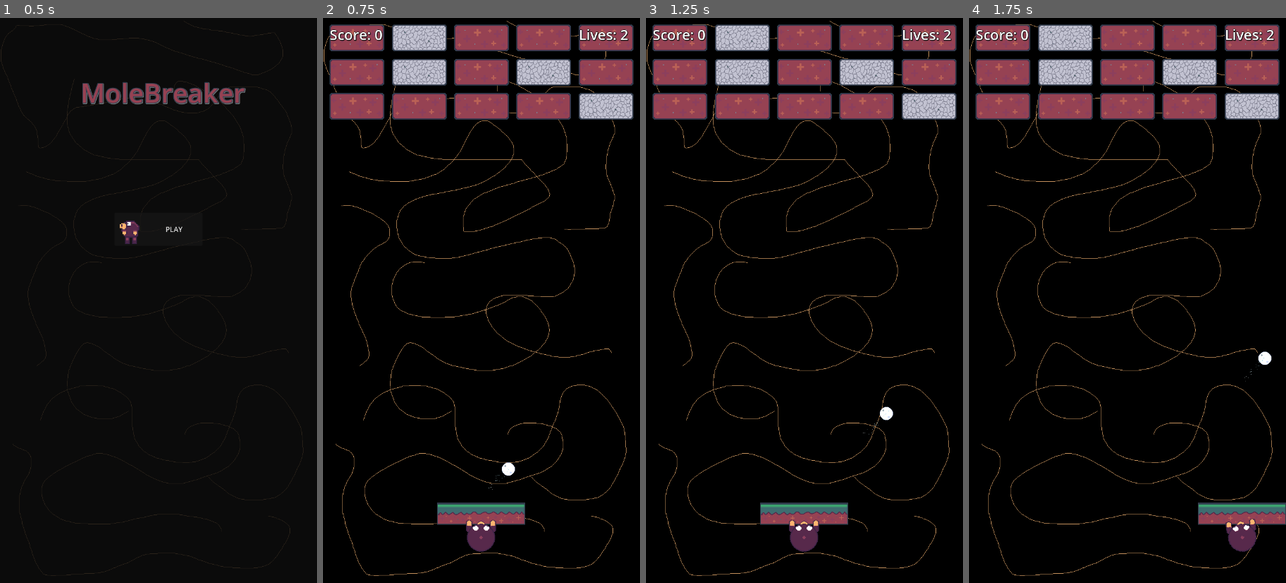
Above: before the commit, frames 1-4 (left to right).
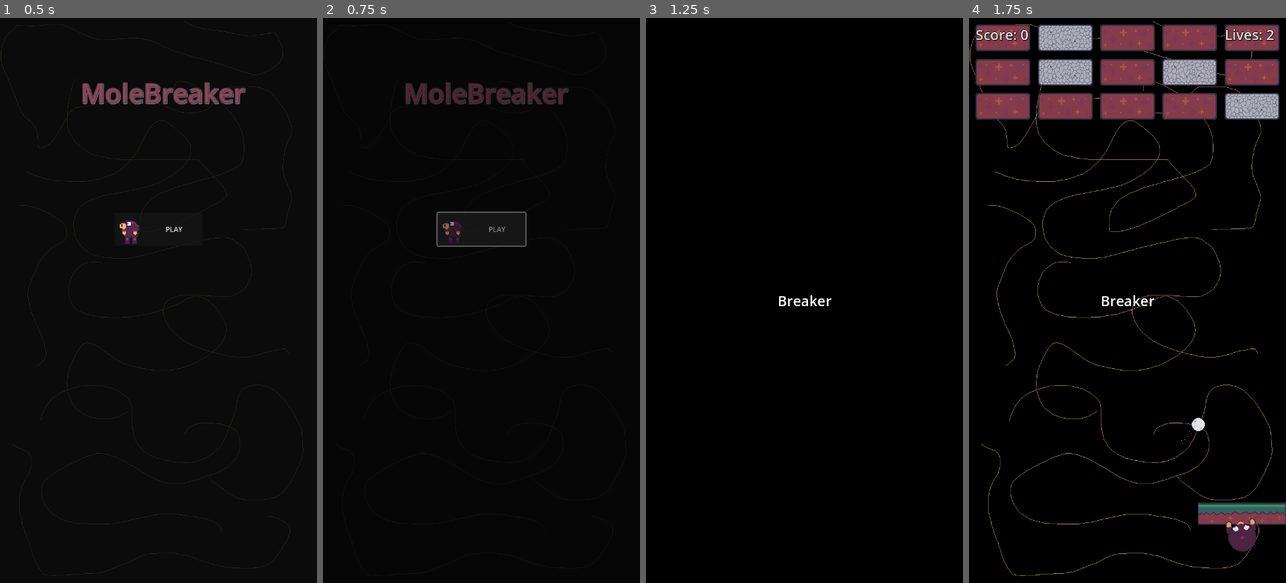
Above: after the commit, the same moments.

Repository: ant290/MoleBreaker
Game: Godot game, scene res://scenes/menu.tscn
Two runs of this game, one before a commit and one after it. Both use one fixed random seed, a clock stepped at 60 frames per second and the inputs below.
Inputs:
- Up to frame 1 (0.5 s): no input
- Up to frame 2 (0.75 s): click "PLAY" at 0.5 s
- Up to frame 3 (1.25 s): no input
- Up to frame 4 (1.75 s): hold Right (ui_right) from 1.28 s (still down)

Frame 1 is identical in both runs. In frame 2, 16% of the frame differs, in the area x 0-98%, y 0-99%; in frame 3, 16%; in frame 4, 0.5%.

Commit message:
Fade in / out transition added

Diff:
--- a/mole-breaker/project.godot
+++ b/mole-breaker/project.godot
@@ -21,6 +21,7 @@
 PlayerStats="*res://scripts/globals/player_stats.gd"
 GameConstants="*res://scripts/globals/game_constants.gd"
 GameSaveService="*res://scripts/globals/save_service.gd"
+SceneTransitions="*res://scenes/singletons/scene_transitions.tscn"
 
 [display]
 
--- /dev/null
+++ b/mole-breaker/scenes/singletons/scene_transitions.tscn
@@ -0,0 +1,78 @@
+[gd_scene load_steps=6 format=3 uid="uid://bix3qi2sj5xvn"]
+
+[ext_resource type="Script" uid="uid://b134u7ej8fjka" path="res://scripts/globals/scene_transitions.gd" id="1_ywmap"]
+
+[sub_resource type="LabelSettings" id="LabelSettings_yjdso"]
+font_size = 32
+
+[sub_resource type="Animation" id="Animation_yjdso"]
+resource_name = "scene_transition"
+length = 0.6
+tracks/0/type = "value"
+tracks/0/imported = false
+tracks/0/enabled = true
+tracks/0/path = NodePath("CanvasLayer/FadeToBlack:color")
+tracks/0/interp = 1
+tracks/0/loop_wrap = true
+tracks/0/keys = {
+"times": PackedFloat32Array(0, 0.23333333, 0.59),
+"transitions": PackedFloat32Array(1, 1, 1),
+"update": 0,
+"values": [Color(0, 0, 0, 1), Color(0, 0, 0, 1), Color(0, 0, 0, 0)]
+}
+
+[sub_resource type="Animation" id="Animation_ywmap"]
+length = 0.001
+tracks/0/type = "value"
+tracks/0/imported = false
+tracks/0/enabled = true
+tracks/0/path = NodePath("CanvasLayer/FadeToBlack:color")
+tracks/0/interp = 1
+tracks/0/loop_wrap = true
+tracks/0/keys = {
+"times": PackedFloat32Array(0),
+"transitions": PackedFloat32Array(1),
+"update": 0,
+"values": [Color(0, 0, 0, 1)]
+}
+
+[sub_resource type="AnimationLibrary" id="AnimationLibrary_42g2n"]
+_data = {
+&"RESET": SubResource("Animation_ywmap"),
+&"scene_transition": SubResource("Animation_yjdso")
+}
+
+[node name="SceneTransitions" type="Node"]
+script = ExtResource("1_ywmap")
+
+[node name="CanvasLayer" type="CanvasLayer" parent="."]
+layer = 30
+
+[node name="FadeToBlack" type="ColorRect" parent="CanvasLayer"]
+anchors_preset = 15
+anchor_right = 1.0
+anchor_bottom = 1.0
+grow_horizontal = 2
+grow_vertical = 2
+color = Color(0, 0, 0, 1)
+
+[node name="Label" type="Label" parent="CanvasLayer"]
+anchors_preset = 8
+anchor_left = 0.5
+anchor_top = 0.5
+anchor_right = 0.5
+anchor_bottom = 0.5
+offset_left = -20.0
+offset_top = -11.5
+offset_right = 20.0
+offset_bottom = 11.5
+grow_horizontal = 2
+grow_vertical = 2
+label_settings = SubResource("LabelSettings_yjdso")
+horizontal_alignment = 1
+vertical_alignment = 1
+
+[node name="AnimationPlayer" type="AnimationPlayer" parent="."]
+libraries = {
+&"": SubResource("AnimationLibrary_42g2n")
+}
--- /dev/null
+++ b/mole-breaker/scripts/globals/scene_transitions.gd
@@ -0,0 +1,48 @@
+extends Node
+## Scene Transitions Singleton
+
+## Signals
+signal fade_complete
+
+## Node References
+@onready var fade_to_black: ColorRect = $CanvasLayer/FadeToBlack
+@onready var animation_player: AnimationPlayer = $AnimationPlayer
+@onready var label: Label = $CanvasLayer/Label
+
+## Variables
+
+## Initialization
+# Called when the node enters the scene tree for the first time.
+func _ready() -> void:
+	fade_to_black.hide()
+	label.hide()
+
+func fade_in() -> void:
+	fade_to_black.show()
+	animation_player.play("scene_transition")
+
+	await animation_player.animation_finished
+
+	label.hide()
+	fade_to_black.hide()
+
+func fade_out(labelText: String = "") -> void:
+	fade_to_black.show()
+	animation_player.play_backwards("scene_transition")
+
+	await animation_player.animation_finished
+	fade_to_black.hide()
+
+	if labelText.length() > 0:
+		set_label(labelText)
+
+	fade_complete.emit()
+
+func set_label(labelText: String) -> void:
+	label.text = labelText
+	label.show()
+
+func fade_in_with_title(title: String) -> void:
+	set_label(title)
+	label.show()
+	fade_in()
--- a/mole-breaker/scripts/level.gd
+++ b/mole-breaker/scripts/level.gd
@@ -29,6 +29,8 @@
 			touchControls.hide()
 	setupLevel()
 	uiLayer.load_bricks()
+
+	SceneTransitions.fade_in()
 
 
 # Called every frame. 'delta' is the elapsed time since the previous frame.
--- a/mole-breaker/scripts/menu.gd
+++ b/mole-breaker/scripts/menu.gd
@@ -12,4 +12,8 @@
 
 
 func _on_play_button_pressed() -> void:
+
+	SceneTransitions.fade_out("Breaker")
+	await SceneTransitions.fade_complete
+
 	get_tree().change_scene_to_file("res://scenes/brickBreaker/level.tscn")
Not shown, added: mole-breaker/scripts/globals/scene_transitions.gd.uid
